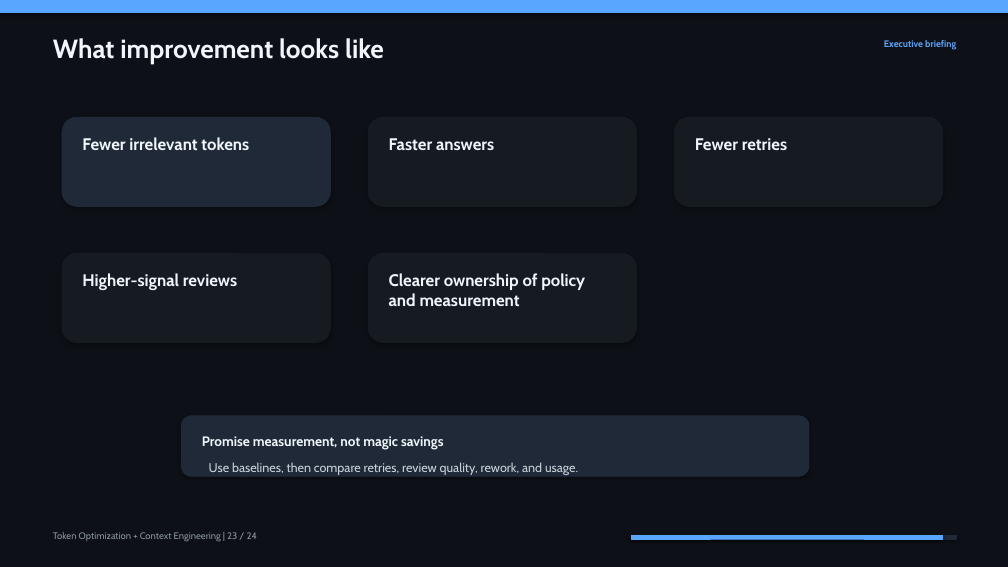
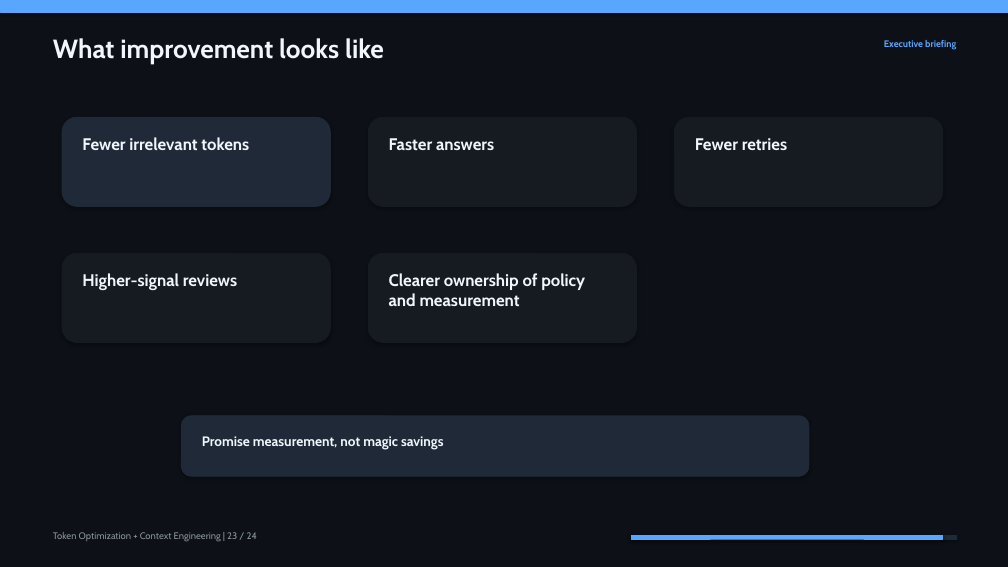
Before and after one commit to DevExpGbb/token-optimization, a slide deck: slide 23 of decks/token-optimization-context-engineering.executive.pptx. Drawn at 1008x567 pixels with LibreOffice and Linux fonts; fonts in the diff are those of the drawing. Boxes give left, top, right and bottom in pixels: in the first picture for what was removed or moved away, otherwise in the second. Text is boxed around its words. In the diff, an @@ line names an element or a change of style, - is before the commit and + after.

```diff
--- a/decks/token-optimization-context-engineering.executive.pptx
+++ b/decks/token-optimization-context-engineering.executive.pptx
@@ text removed at [209, 462, 578, 475] @@
-Use baselines, then compare retries, review quality, rework, and usage.
```
Also in this commit, not shown: 3 other slides changed, 3 other files.
